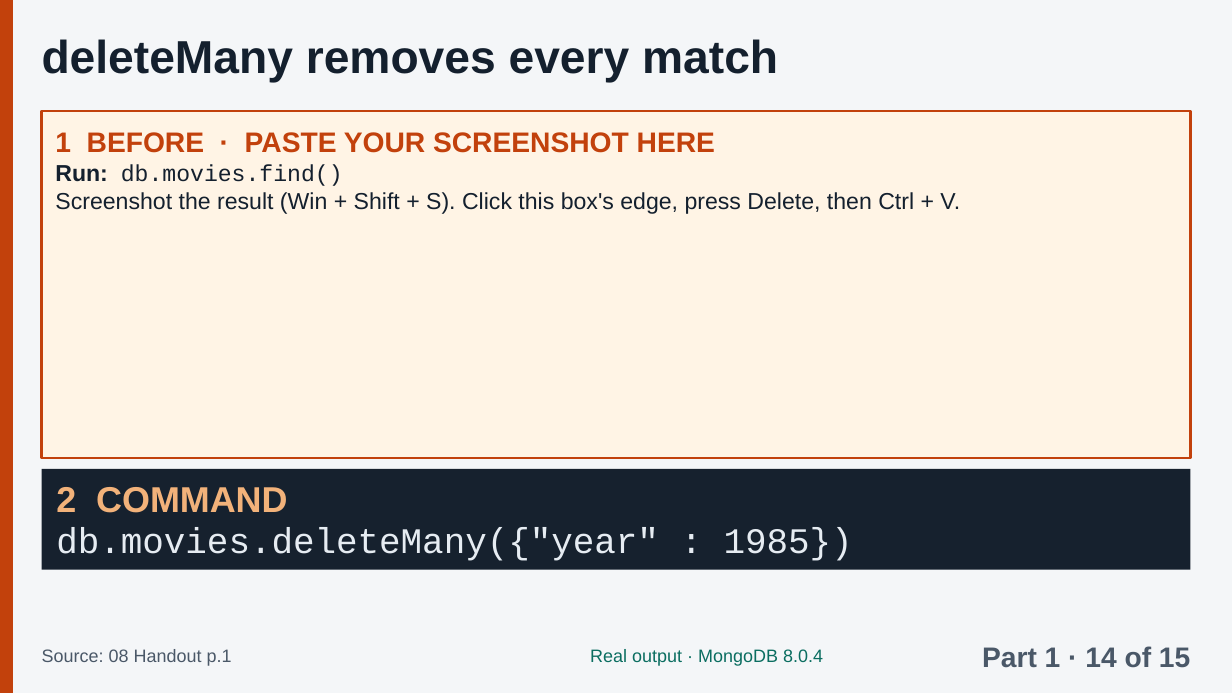
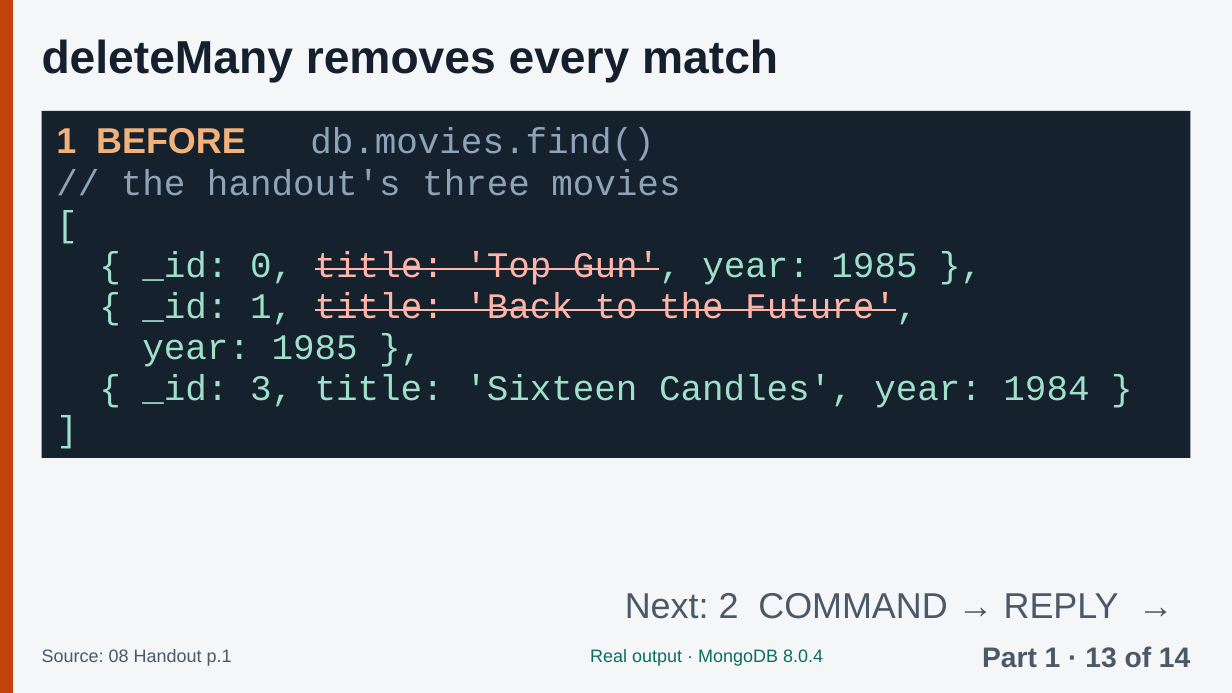
Before and after one commit to Tiredicey/ADBS, a slide deck: slide 16 of 02_GROUP_DECK/ADBS_GROUP_DECK.pptx (slide 17 before the commit). Drawn at 1232x693 pixels with LibreOffice and Linux fonts; fonts in the diff are those of the drawing. Boxes give left, top, right and bottom in pixels: in the first picture for what was removed or moved away, otherwise in the second. Text is boxed around its words. In the diff, an @@ line names an element or a change of style, - is before the commit and + after.

Commit message:
Fix: Part 1 is complete in the group deck too (real outputs, not paste boxes)

```diff
--- a/02_GROUP_DECK/ADBS_GROUP_DECK.pptx
+++ b/02_GROUP_DECK/ADBS_GROUP_DECK.pptx
@@ rectangle at (42,111,1190,458): fill #FFF4E5 to #16212E; outline #C2410C 2 pt to none @@
@@ text in rectangle at (55,132,960,214): text removed @@
-1 BEFORE · PASTE YOUR SCREENSHOT HERE
-Run: db.movies.find()
-Screenshot the result (Win + Shift + S). Click this box's edge, press Delete, then Ctrl + V.
@@ text added at (56,128,1089,408), 28 pt, text #9FE0C9 @@
+1 BEFORE db.movies.find()
+// the handout's three movies
+[
+{ _id: 0, title: 'Top Gun', year: 1985 },
+{ _id: 1, title: 'Back to the Future',
+year: 1985 },
+{ _id: 3, title: 'Sixteen Candles', year: 1984 }
+]
@@ rectangle removed at (42,470,1190,570) @@
@@ text "Next: 2 COMMAND → REPLY ..." at (625,593,1119,619): vertical alignment top to middle @@
@@ text at (625,593,1119,619): text changed; font Courier New to Arial; text colour #E6ECF2 to #4A5868 @@
-2 COMMAND
-db.movies.deleteMany({"year" : 1985})
+Next: 2 COMMAND → REPLY →
@@ text at (982,646,1190,668): text changed @@
-Part 1 · 14 of 15
+Part 1 · 13 of 14
```
Also in this commit, not shown: 10 other slides changed, 3 slides added, 4 slides removed, 3 other files.
